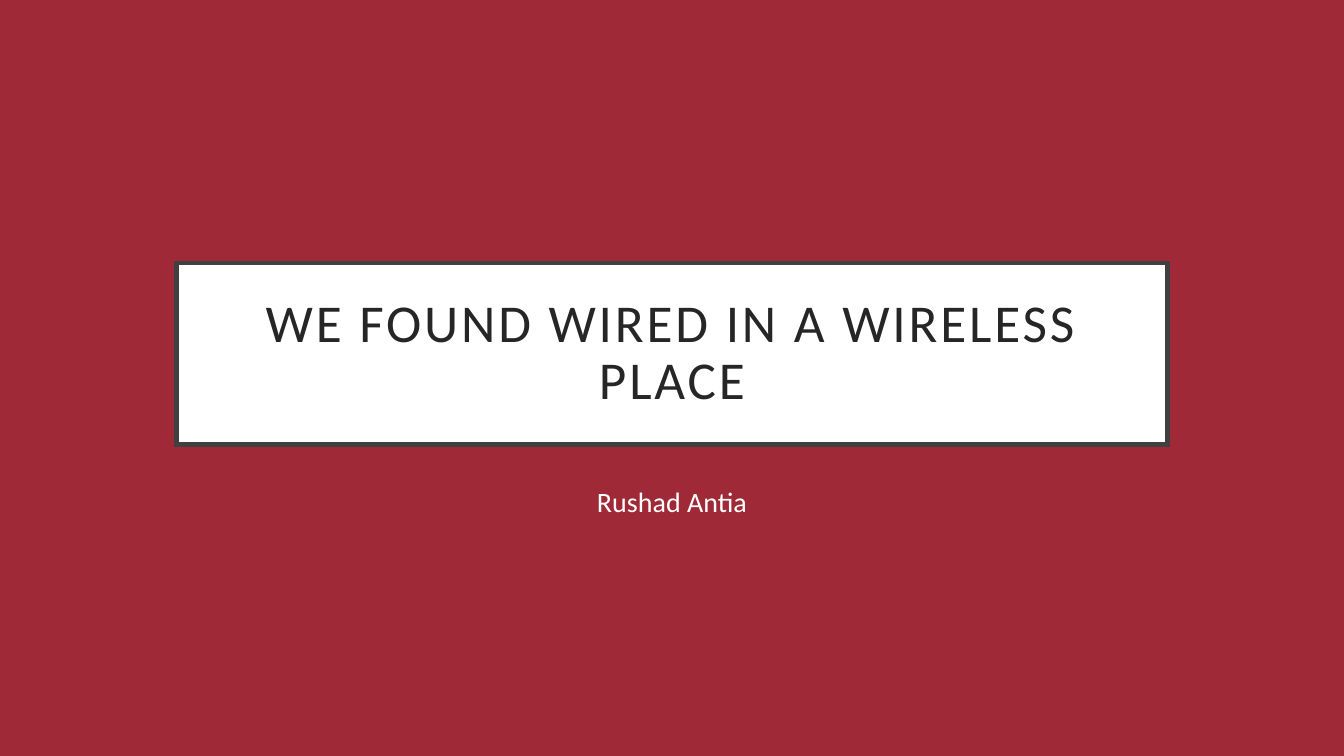
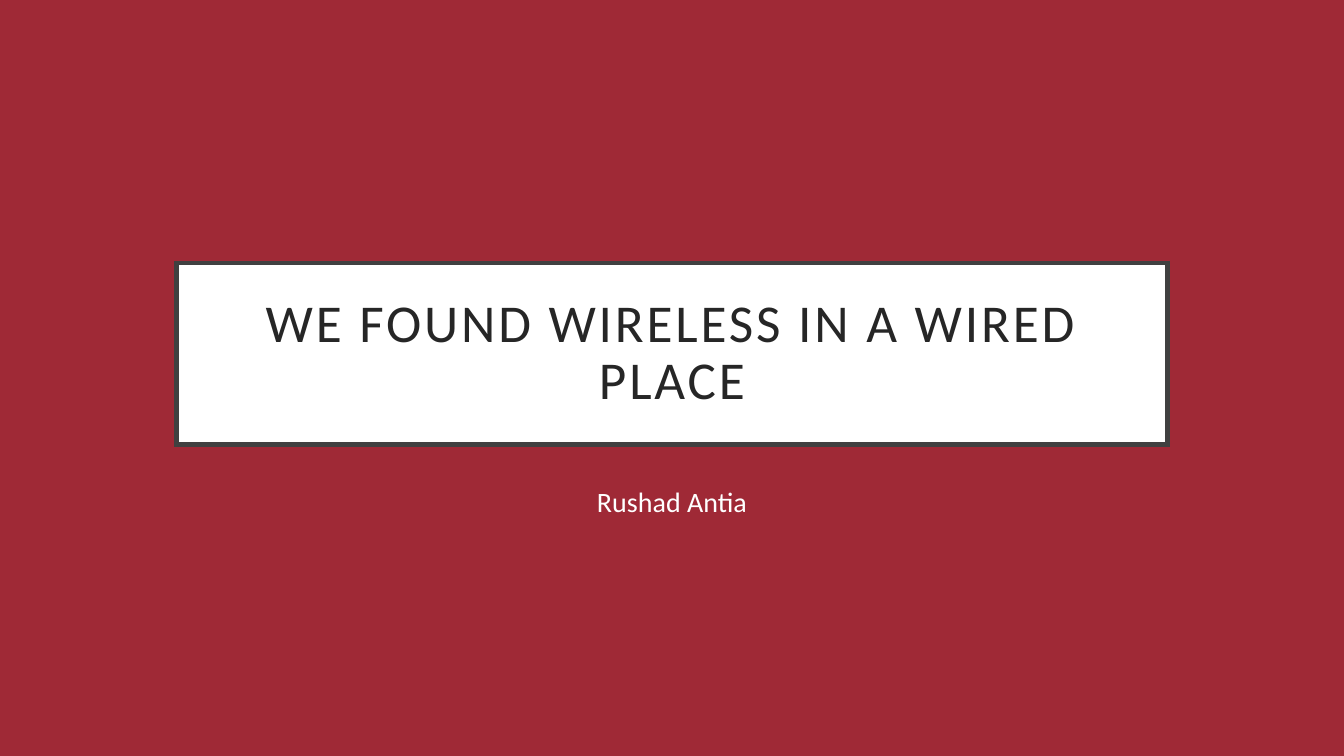
Before and after one commit to rush2sk8/Intel-Edison-PS, a slide deck: slide 1 of presentation.pptx. Drawn at 1344x756 pixels with LibreOffice and Linux fonts; fonts in the diff are those of the drawing. Boxes give left, top, right and bottom in pixels: in the first picture for what was removed or moved away, otherwise in the second. Text is boxed around its words. In the diff, an @@ line names an element or a change of style, - is before the commit and + after.

```diff
--- a/presentation.pptx
+++ b/presentation.pptx
@@ title at [266, 307, 1075, 400]: text changed @@
-WE FOUND WIRED IN A WIRELESS PLACE
+WE FOUND WIRELESS IN A WIRED PLACE
```
Also in this commit, not shown: 1 other slide changed, 1 slide added, 2 other files.
